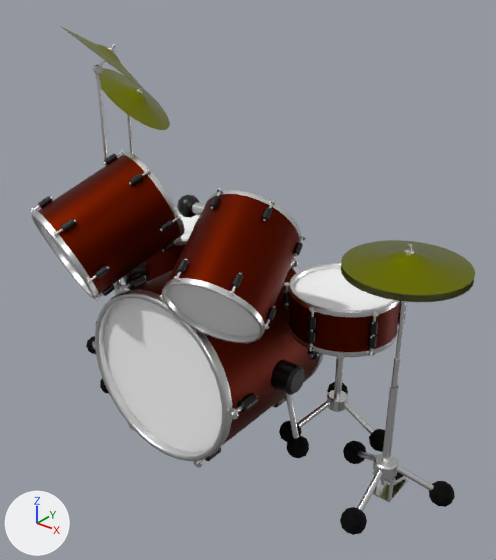
Before and after pictures for a commit that changed the Blender file _AR Tutorials/04-usdz-files-and-python-tools/projects/starter/ARDrumSet.blend.
Both versions are drawn from a 50 mm lens placed at (1.41, -1.57, 1.58), pointed at (0.13, 0.03, 0.59). The axes (+X, +Y, +Z) are drawn at lower left. The lights are the same throughout.

Names of what the first picture shows: 'HiHat', 'HighTom', 'Kick', 'LowTom', 'MidTom', 'ShortCrash', 'Snare', 'TallCrash'.
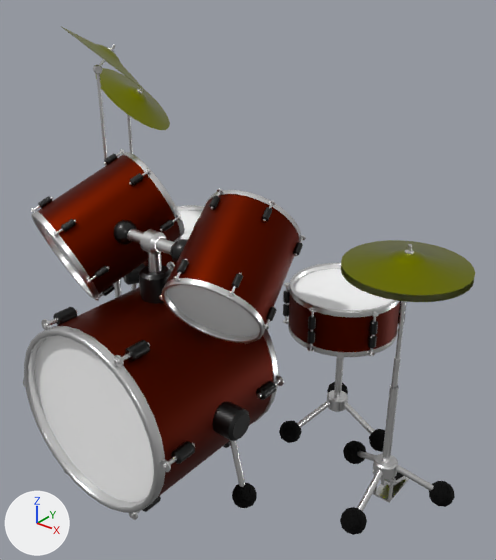
Where the newer file only moved an object's origin or applied its transform, the numbers keep the older frame.

Diff of the bpy script that builds the scene:
```diff
--- a/_AR Tutorials/04-usdz-files-and-python-tools/projects/starter/ARDrumSet.blend.py
+++ b/_AR Tutorials/04-usdz-files-and-python-tools/projects/starter/ARDrumSet.blend.py
@@ me_bass @@
 me_bass.from_pydata(...)  # 3860 vertices, 3614 faces; spans x -0.418..0.418, y -0.291..0.419, z 0.003..0.825
 # used by ob_kick; location = (0.0, 0.0, 0.0)
+# me_bass part 1: the whole mesh is moved by (0.0, -0.289, -0.005)
 me_bass.materials.append(mat_rubber)
```

What differs and where, as boxes [x1, y1, x2, y2] in the pictures (496 x 560 px):
'Kick', mesh moved
    before: [92, 195, 324, 468]
    after: [23, 220, 284, 520]
